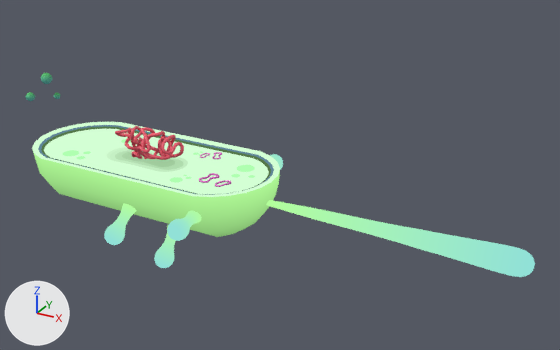
A saved change to the glTF model public/assets/celula-procariota/model.glb.
One viewpoint serves both versions: a 50 mm lens placed at (0.334, -0.414, 0.241), pointed at (0.105, 0.001, 0.034). Arrows for +X, +Y and +Z are at lower left; the lights stay in place. Where no turn or scale is listed for an object, it has been applied to the vertices.

In view in the first picture: 'Capsula', 'Filamento.001', 'Filamento.002', 'Filamento.003', 'Flagelo', 'Nucleoide', 'Plasmido', 'Plasmido1', 'Plasmido3', 'Plasmido4', 'Ribosoma', 'Ribosoma.001', 'Ribosoma.002'.
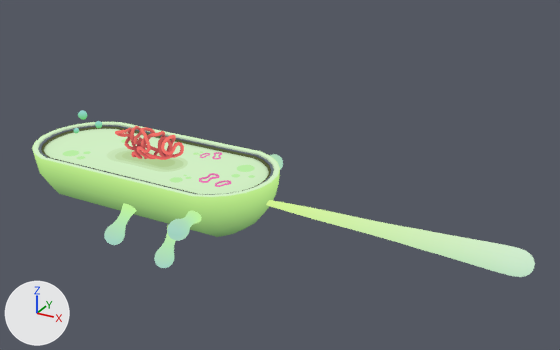
Edits to the scene script, one JSON object a line:
```json
{"op": "add", "block": "img_basecolor_1", "code": ["img_basecolor_1 = load_image('BaseColor_1', '_unpacked/BaseColor_1', 512, 512, 'sRGB')"]}
{"op": "add", "block": "img_basecolor", "code": ["img_basecolor = load_image('BaseColor', '_unpacked/BaseColor', 512, 512, 'sRGB')"]}
{"block": "mat_flagelo", "where": "n5 = _N.new('ShaderNodeTexImage'); n5.name = 'Image Texture'"}
{"op": "set", "path": "n5.image", "old": "img_flagelocolor", "new": "img_basecolor"}
{"block": "mat_material", "where": "n5 = _N.new('ShaderNodeTexImage'); n5.name = 'Image Texture'"}
{"op": "set", "path": "n5.image", "old": "img_procariota", "new": "img_basecolor_1"}
{"block": "me_spirofit", "where": "me_spirofit.from_pydata(...)  # 1176 vertices, 2352 faces; spans x -0.0294..0.0272, y -0.0135..0.0107, z -0.0152..0.0116"}
{"op": "remove", "block": "me_spirofit", "code": "me_spirofit.materials.append(mat_nucleoide)  # red #f36072"}
{"op": "add", "block": "me_spirofit", "code": "me_spirofit.materials.append(mat_flagelo)"}
{"op": "set", "path": "ob_ribosoma_001.location", "old": "(-0.0271, -0.0819, 0.0909)", "new": "(-0.06, 0.0125, 0.0366)"}
{"op": "set", "path": "ob_ribosoma_001.rotation_euler", "old": "(-3.142, 0.0, 0.0)", "new": "(0.0, 0.0, 2.96)", "note": "degrees (-180, 0, 0) -> degrees (0, 0, 170)"}
{"op": "set", "path": "ob_ribosoma.location", "old": "(-0.0183, -0.068, 0.0889)", "new": "(-0.0714, -0.0004, 0.0338)"}
{"op": "set", "path": "ob_ribosoma_002.location", "old": "(-0.0203, -0.0731, 0.1014)", "new": "(-0.0683, 0.005, 0.0453)"}
{"op": "set", "path": "ob_ribosoma_002.rotation_euler", "old": "(3.142, 0.0, 0.0)", "new": "(0.0, 0.0, 2.96)", "note": "degrees (180, 0, 0) -> degrees (0, 0, 170)"}
```

Location of each change, [x1, y1, x2, y2] in pixels of the pictures (560 x 350 px):
```json
{"object": "Capsula", "change": "surface changed", "before": [32, 122, 280, 237], "after": [32, 122, 280, 237]}
{"object": "Flagelo", "change": "surface changed", "before": [266, 200, 535, 277], "after": [266, 200, 535, 277]}
{"object": "Nucleoide", "change": "surface changed, recoloured", "before": [115, 126, 184, 160], "after": [115, 126, 184, 160]}
{"object": "Ribosoma.002", "change": "moved, turned", "before": [41, 73, 52, 84], "after": [78, 110, 87, 120]}
{"object": "Ribosoma.001", "change": "moved, turned", "before": [26, 92, 35, 101], "after": [95, 121, 102, 128]}
{"object": "Plasmido", "change": "surface changed", "before": [199, 173, 220, 183], "after": [199, 173, 220, 183]}
{"object": "Plasmido1", "change": "surface changed", "before": [215, 180, 232, 187], "after": [215, 180, 232, 187]}
{"object": "Ribosoma", "change": "moved", "before": [54, 93, 60, 99], "after": [74, 128, 79, 133]}
{"object": "Plasmido3", "change": "surface changed", "before": [212, 152, 222, 159], "after": [212, 152, 222, 159]}
{"object": "Plasmido4", "change": "surface changed", "before": [200, 153, 210, 158], "after": [200, 153, 210, 158]}
```
